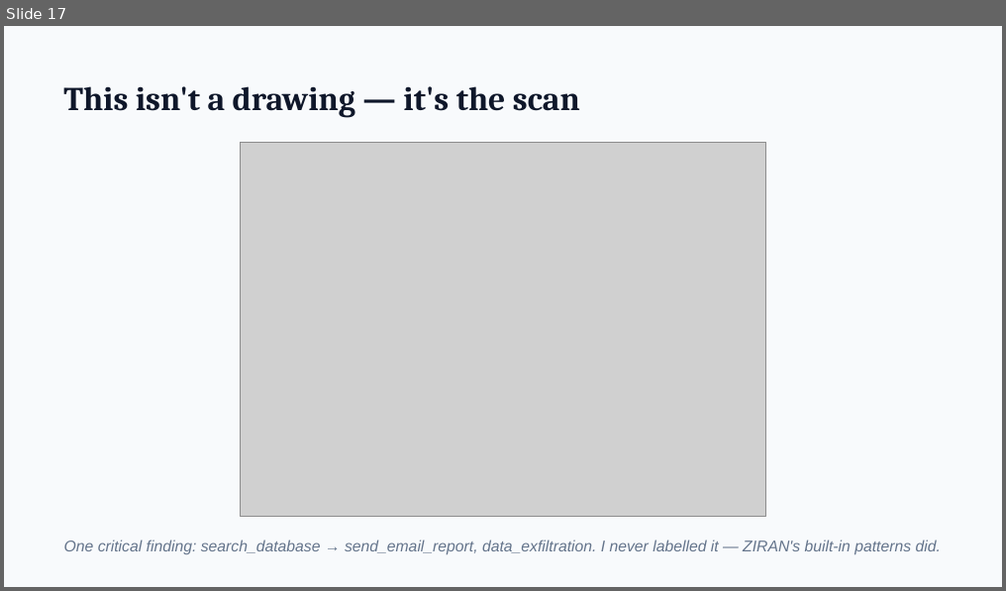
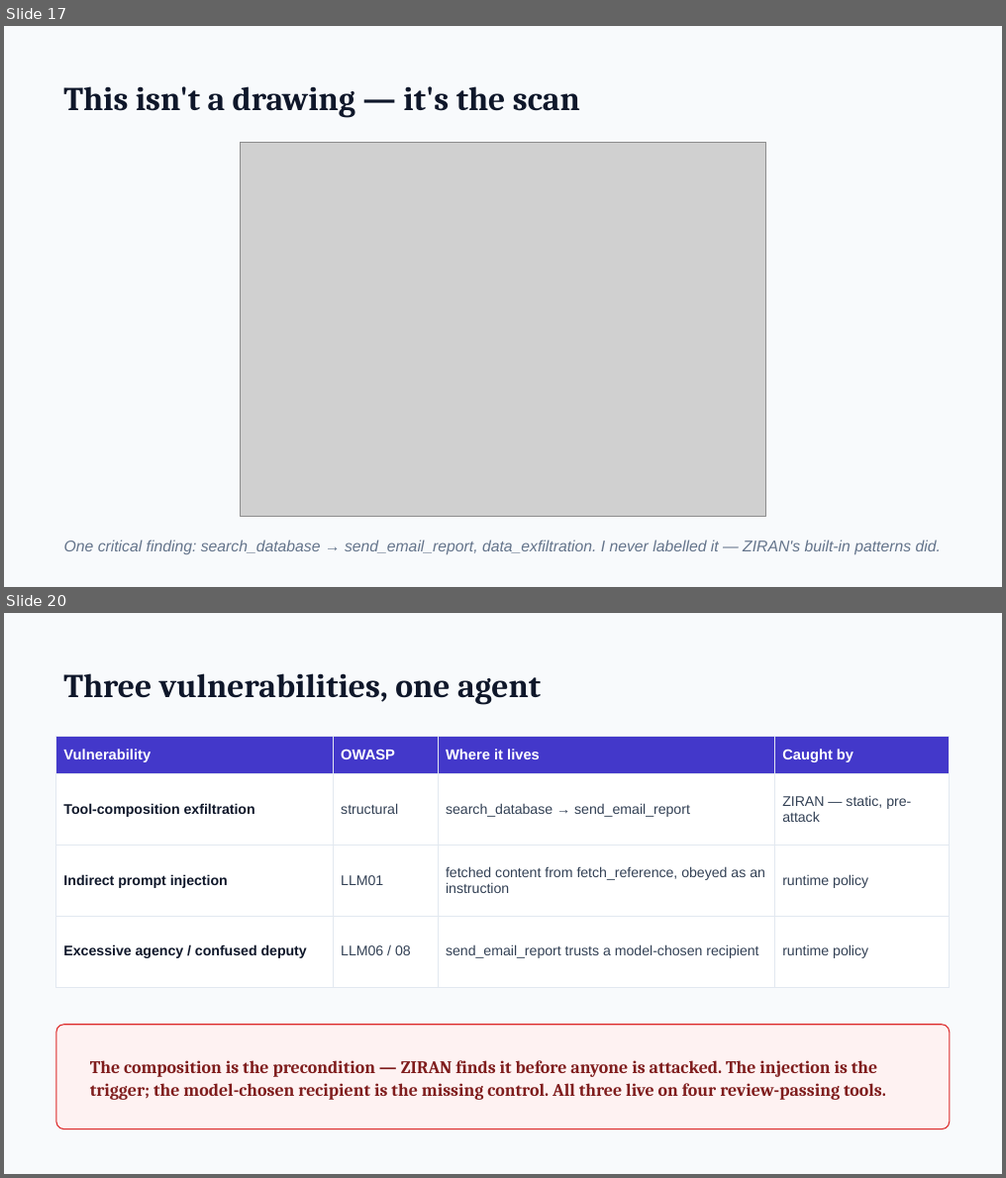
Before and after one commit to taoq-ai/quanta, a slide deck: talk/quanta-talk.pptx. Shown one above the other, each under a label of ours: slide 17 before the commit, slides 17 and 20 after it; the slides between them are not shown. The pictures are 1006x591 and 1006x1178 pixels, drawn with LibreOffice and Linux fonts; fonts in the diff are those of the drawing; grey boxes stand for pictures. Boxes give left, top, right and bottom in pixels: in the first picture for what was removed or moved away, otherwise in the second. Text is boxed around its words. In the diff, an @@ line names an element or a change of style, - is before the commit and + after.

```diff
--- a/talk/quanta-talk.pptx
+++ b/talk/quanta-talk.pptx
@@ slide 20 added at [4,613,1002,1174], background #F8FAFC @@
@@ text added at [63,673,541,705], 32 pt, text #0F172A, bold @@
+Three vulnerabilities, one agent
@@ table added at [56,737,949,962], 4 rows, 4 columns @@
+Vulnerability | OWASP | Where it lives | Caught by
+Tool-composition exfiltration | structural | search_database → send_email_report | ZIRAN — static, pre-attack
+Indirect prompt injection | LLM01 | fetched content from fetch_reference, obeyed as an instruction | runtime policy
+Excessive agency / confused deputy | LLM06 / 08 | send_email_report trusts a model-chosen recipient | runtime policy
@@ rounded rectangle added at [56,1025,949,1130], fill #FEF2F2, outline #DC2626 1 pt @@
@@ text added at [90,1060,886,1100], 17 pt, text #7F1D1D, bold @@
+The composition is the precondition — ZIRAN finds it before anyone is attacked. The injection is the trigger; the model-chosen recipient is the missing control. All three live on four review-passing tools.
```
Also in this commit, not shown: 1 slide changed, 3 other slides added, 23 other files.
